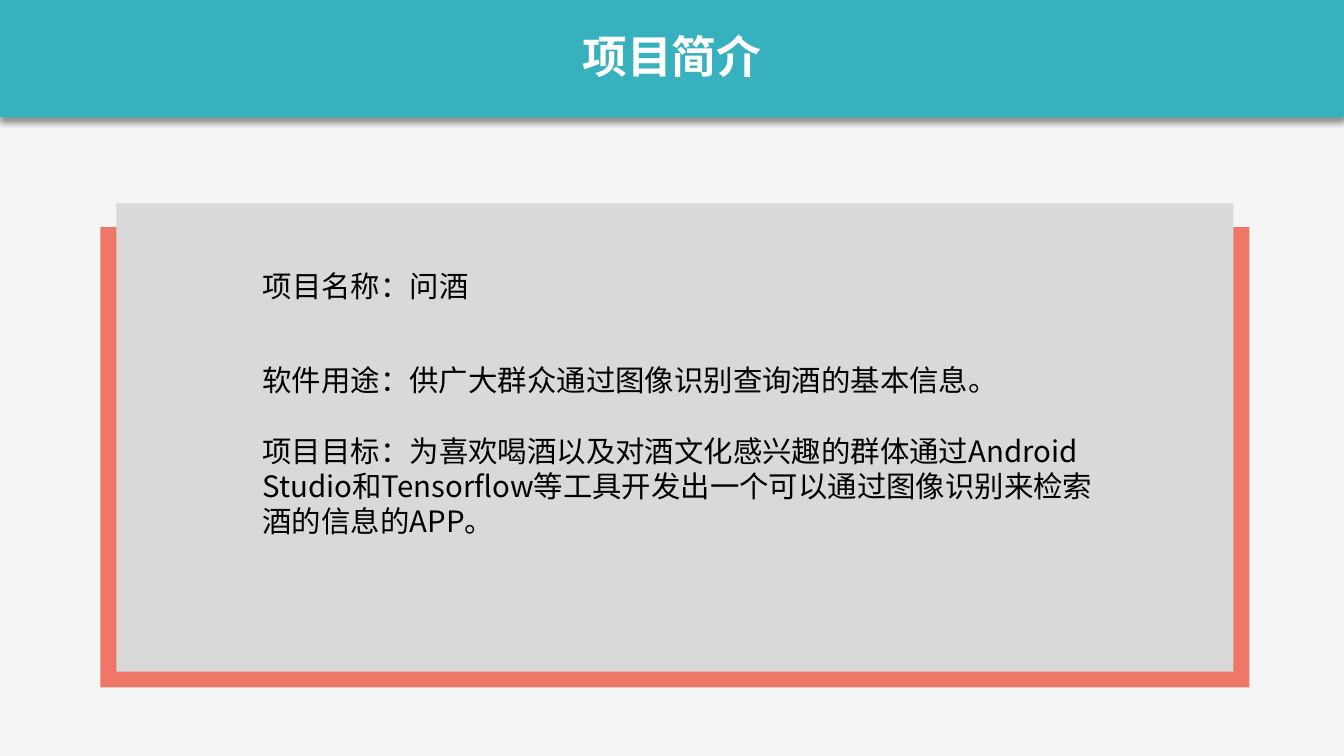
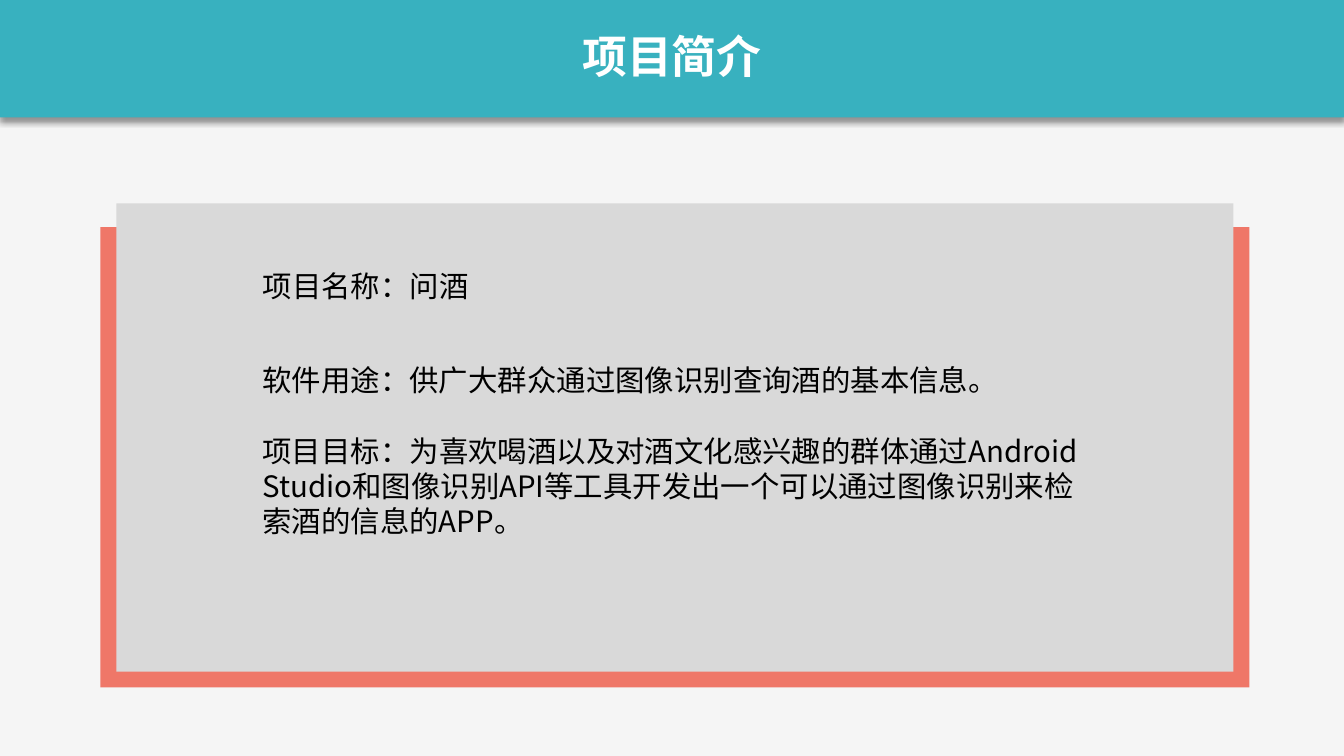
Before and after one commit to boboHh/Wine-APP, a slide deck: slide 2 of SE2018春-G17-项目计划PPT.pptx. Drawn at 1344x756 pixels with LibreOffice and Linux fonts; fonts in the diff are those of the drawing. Boxes give left, top, right and bottom in pixels: in the first picture for what was removed or moved away, otherwise in the second. Text is boxed around its words. In the diff, an @@ line names an element or a change of style, - is before the commit and + after.

```diff
--- a/SE2018春-G17-项目计划PPT.pptx
+++ b/SE2018春-G17-项目计划PPT.pptx
@@ text at bbox=[263, 437, 1078, 535]: text changed @@
-项目目标：为喜欢喝酒以及对酒文化感兴趣的群体通过Android Studio和Tensorflow等工具开发出一个可以通过图像识别来检索酒的信息的APP。
+项目目标：为喜欢喝酒以及对酒文化感兴趣的群体通过Android Studio和图像识别API等工具开发出一个可以通过图像识别来检索酒的信息的APP。
```
Also in this commit, not shown: 3 other files.
